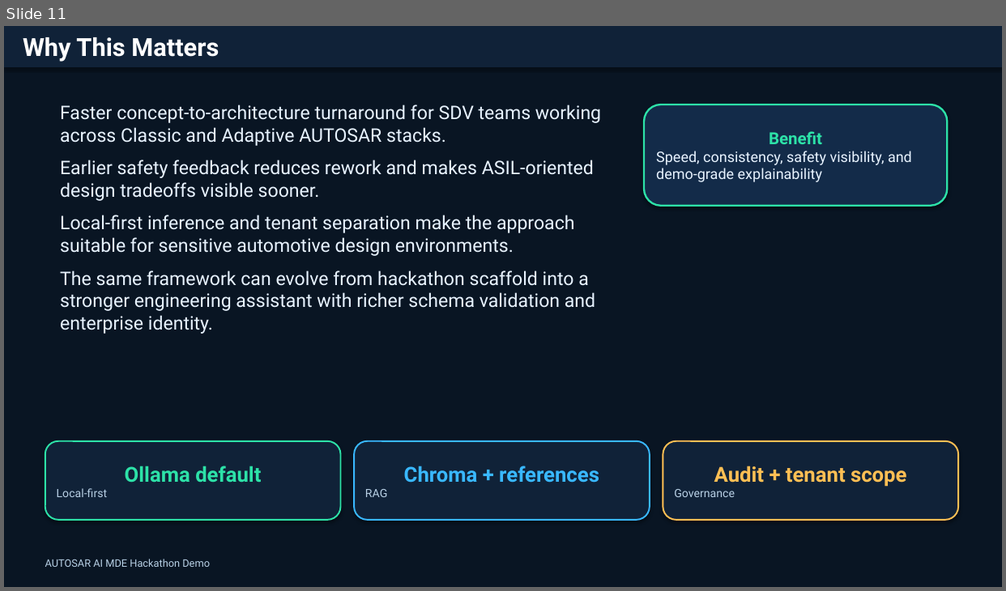
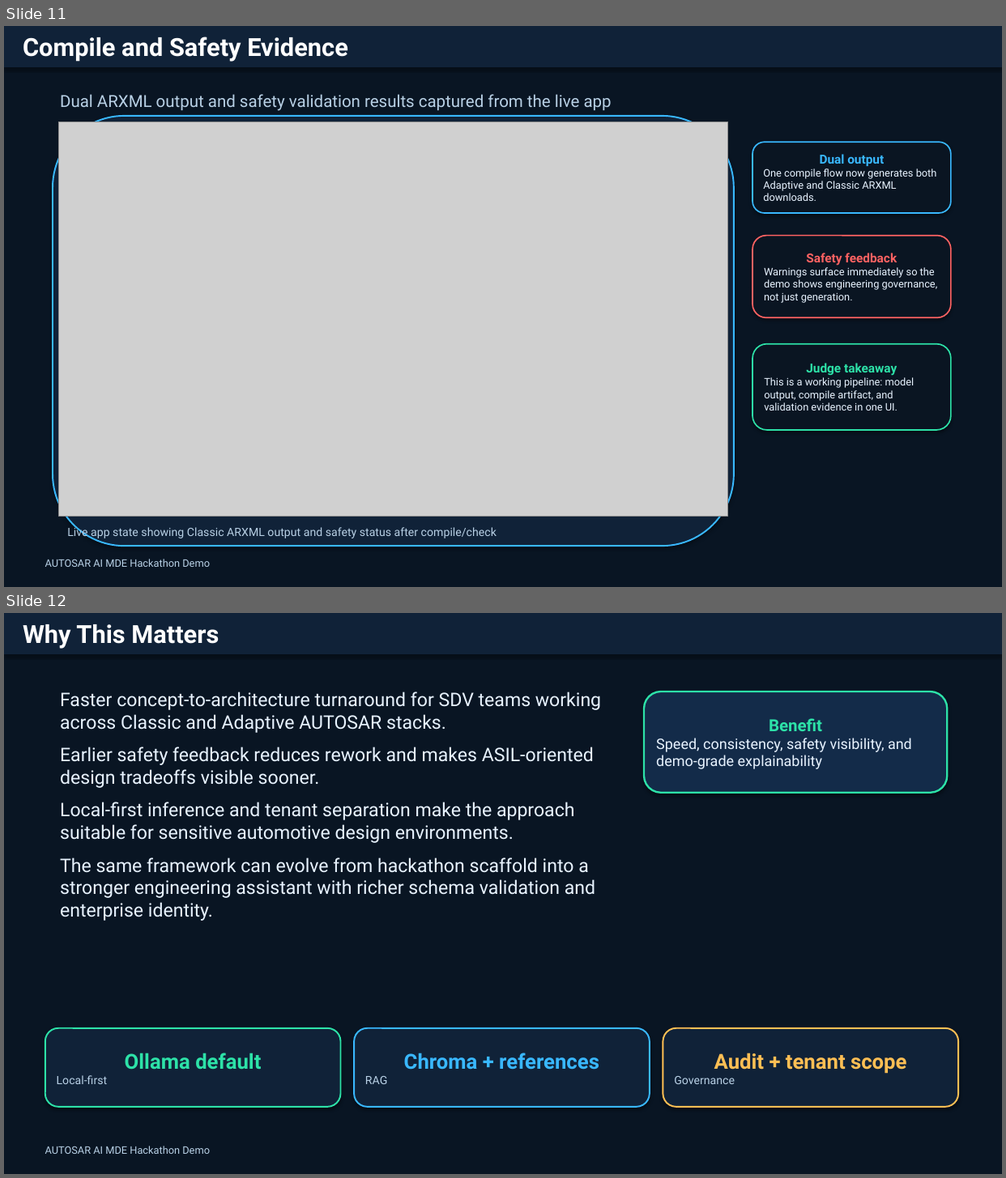
Before and after one commit to Arisfrl/autosarAI, a slide deck: AUTOSAR_AI_MDE_Hackathon_Demo.pptx. Shown one above the other, each under a label of ours: slide 11 before the commit, slides 11 and 12 after it. The pictures are 1006x591 and 1006x1178 pixels, drawn with LibreOffice and Linux fonts; fonts in the diff are those of the drawing; grey boxes stand for pictures. Boxes give left, top, right and bottom in pixels: in the first picture for what was removed or moved away, otherwise in the second. Text is boxed around its words. In the diff, an @@ line names an element or a change of style, - is before the commit and + after.

```diff
--- a/AUTOSAR_AI_MDE_Hackathon_Demo.pptx
+++ b/AUTOSAR_AI_MDE_Hackathon_Demo.pptx
@@ slide 11 added at <box>4,26,1002,587</box>, background #091523 @@
@@ rectangle added at <box>4,26,1002,67</box>, fill #102238, 24 pt, text #FFFFFF, bold @@
+Compile and Safety Evidence
@@ text added at <box>60,94,612,111</box>, 16 pt, text #B8D0E5 @@
+Dual ARXML output and safety validation results captured from the live app
@@ rounded rectangle added at <box>53,116,734,546</box>, fill #102238, outline #39B8FF 1.5 pt @@
@@ picture added at <box>58,122,728,516</box> @@
@@ rounded rectangle added at <box>752,142,951,213</box>, fill #0A1522, outline #39B8FF 1.3 pt, 10 pt, text #E8F3FF @@
+Dual output
+One compile flow now generates both Adaptive and Classic ARXML downloads.
@@ rounded rectangle added at <box>752,236,951,318</box>, fill #0A1522, outline #FF6262 1.3 pt, 10 pt, text #E8F3FF @@
+Safety feedback
+Warnings surface immediately so the demo shows engineering governance, not just generation.
@@ rounded rectangle added at <box>752,344,951,430</box>, fill #0A1522, outline #2DE2A8 1.3 pt, 10 pt, text #E8F3FF @@
+Judge takeaway
+This is a working pipeline: model output, compile artifact, and validation evidence in one UI.
@@ text added at <box>67,526,496,540</box>, 11 pt, text #B8D0E5 @@
+Live app state showing Classic ARXML output and safety status after compile/check
@@ text added at <box>45,559,210,567</box>, 10 pt, text #B8D0E5 @@
+AUTOSAR AI MDE Hackathon Demo
@@ what was slide 11 is now slide 12 @@
```
Also in this commit, not shown: 4 slides changed, 1 other slide added, 8 other files.
